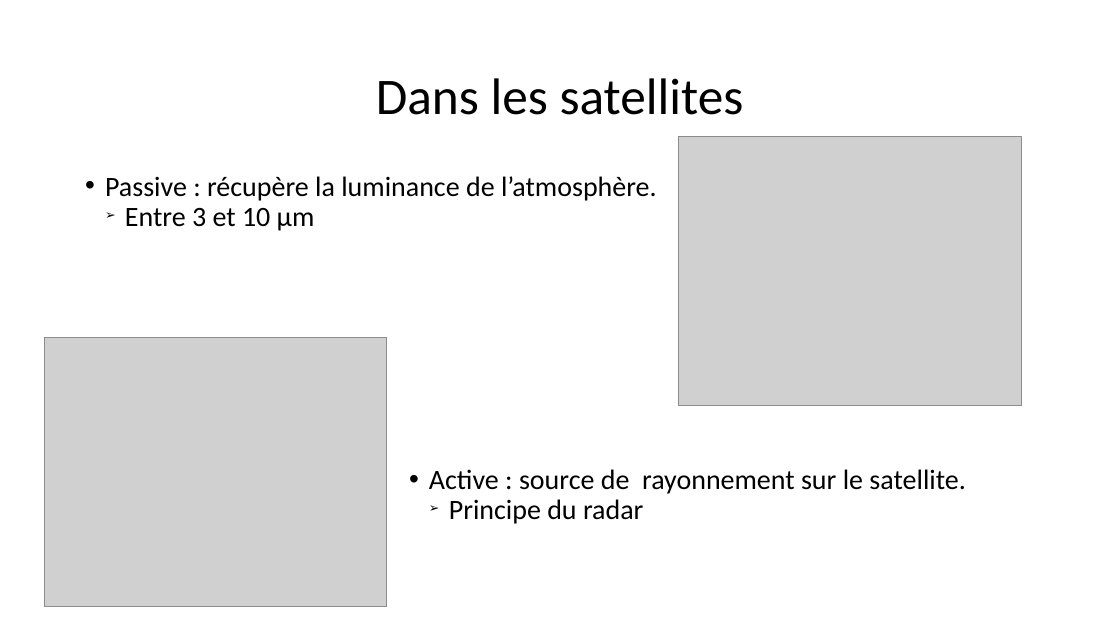
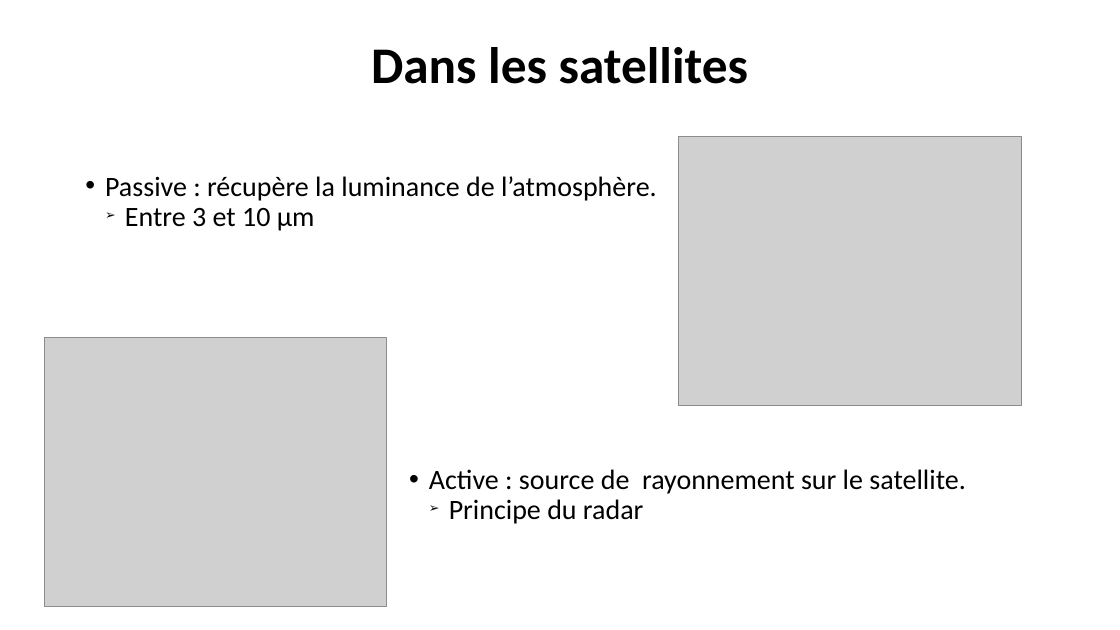
Before and after one commit to Apolerag/Cours_M2, a slide deck: slide 8 of AATI/Présentation/presentation_argoud_chemier.pptx (slide 9 before the commit). Drawn at 1120x630 pixels with LibreOffice and Linux fonts; fonts in the diff are those of the drawing; grey boxes stand for pictures; background and template pictures are left out. Boxes give left, top, right and bottom in pixels: in the first picture for what was removed or moved away, otherwise in the second. Text is boxed around its words. In the diff, an @@ line names an element or a change of style, - is before the commit and + after.

```diff
--- a/AATI/Présentation/presentation_argoud_chemier.pptx
+++ b/AATI/Présentation/presentation_argoud_chemier.pptx
@@ text "Dans les satellites": place and size @@
-text "Dans les satellites" at bbox=[376, 78, 744, 115]
+text "Dans les satellites" at bbox=[371, 47, 748, 84]
@@ text "Dans les satellites" at bbox=[371, 47, 748, 84]: bold on @@
```
Also in this commit, not shown: 14 other slides changed, 1 slide removed, 5 other files.
